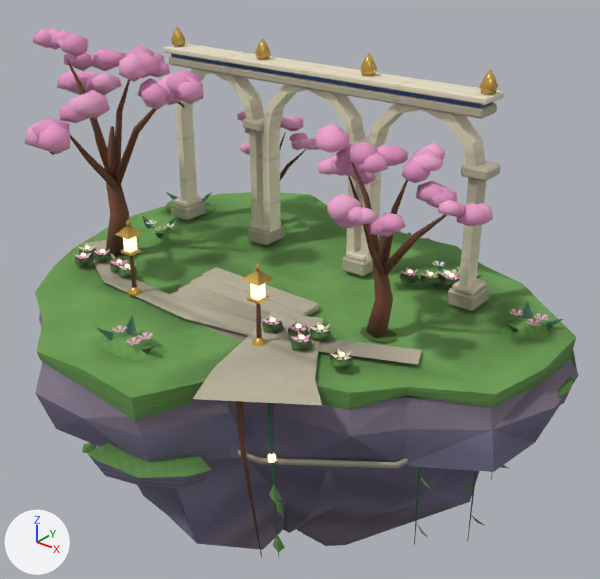
A saved change to the glTF model public/assets/models/environment/sky-garden-final-v1-low.glb.
The view is the same before and after, from a camera (50 mm lens) standing at (11.31, -13.2, 8.07) and looking at (0.63, 0.15, -0.21). Every picture has the same lights, and +X, +Y and +Z are marked at lower left. The first picture is the older version. Vertices at exactly the same position are counted once.

Names of what the first picture shows: 'sky-garden-final-v1'.
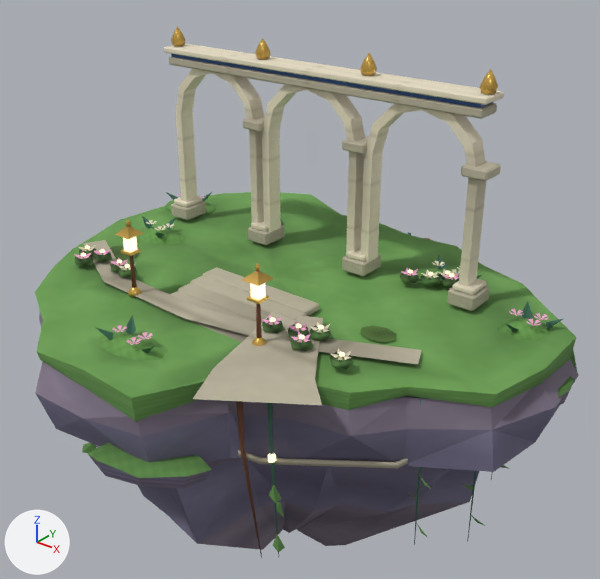
Edits to the scene script, one JSON object a line:
```json
{"block": "me_observatory_fractured_cliff_044", "where": "# used by ob_sky_garden_final_v1; location = (0.0, 0.0, 0.0)"}
{"op": "remove", "block": "me_observatory_fractured_cliff_044", "code": "me_observatory_fractured_cliff_044.from_pydata(...)  # 4468 vertices, 6847 faces; spans x -6.39..6.92, y -5.91..4.82, z -7.0..5.29"}
{"op": "add", "block": "me_observatory_fractured_cliff_044", "code": "me_observatory_fractured_cliff_044.from_pydata(...)  # 3025 vertices, 4437 faces; spans x -5.81..6.92, y -5.91..4.82, z -7.0..4.99"}
{"block": "me_observatory_fractured_cliff_044", "change": "me_observatory_fractured_cliff_044 part 1: 119 loose pieces with 1443 vertices, spanning x -6.39..5.4, y -3.7..3.43, z 0.05..5.29, are deleted"}
```

Changed parts and their boxes [x1, y1, x2, y2] in the pictures (600 x 579 px):
```json
{"object": "sky-garden-final-v1", "change": "reshaped", "before": [24, 26, 579, 558], "after": [35, 26, 579, 558]}
{"part": 1, "of": "me_observatory_fractured_cliff_044", "change": "deleted", "before": [24, 27, 493, 337], "on screen": "pink"}
```
